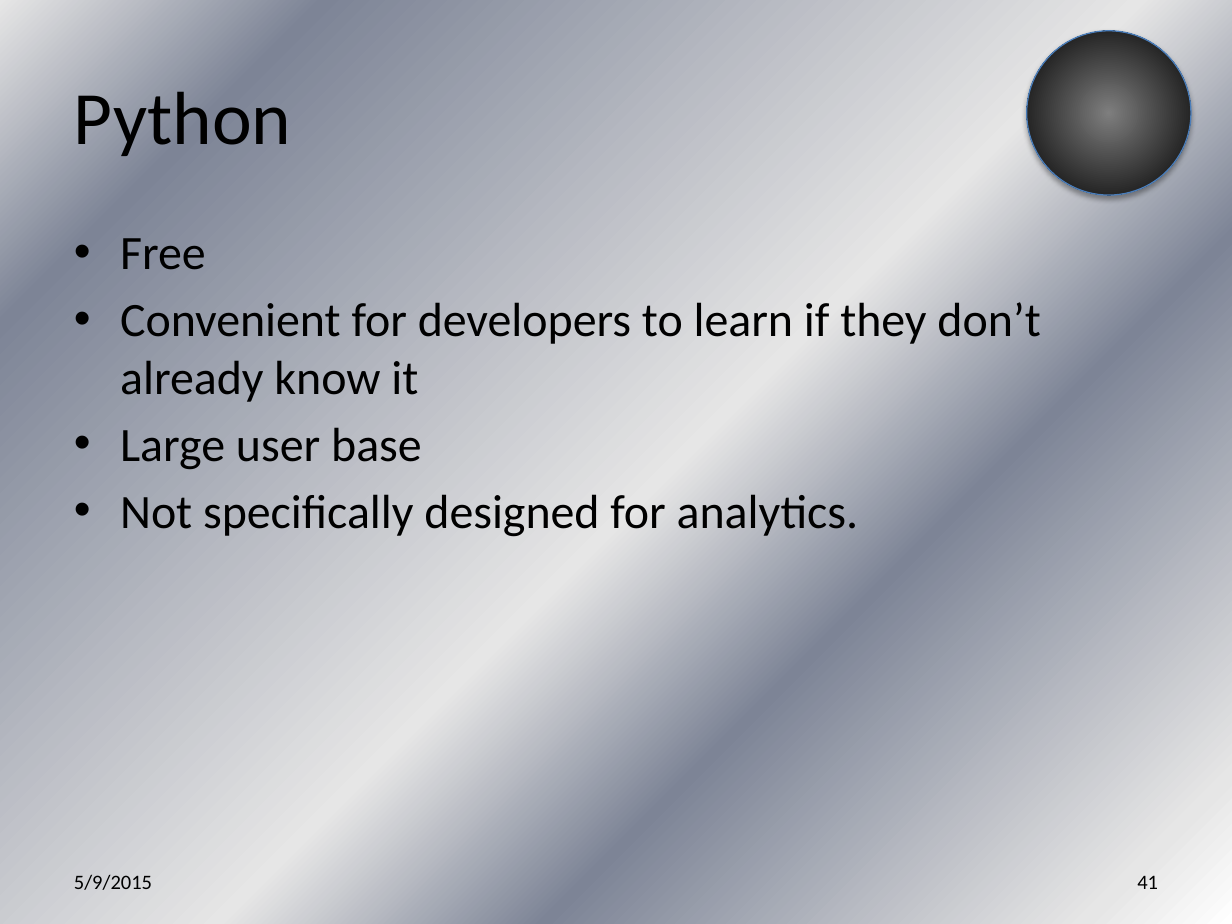
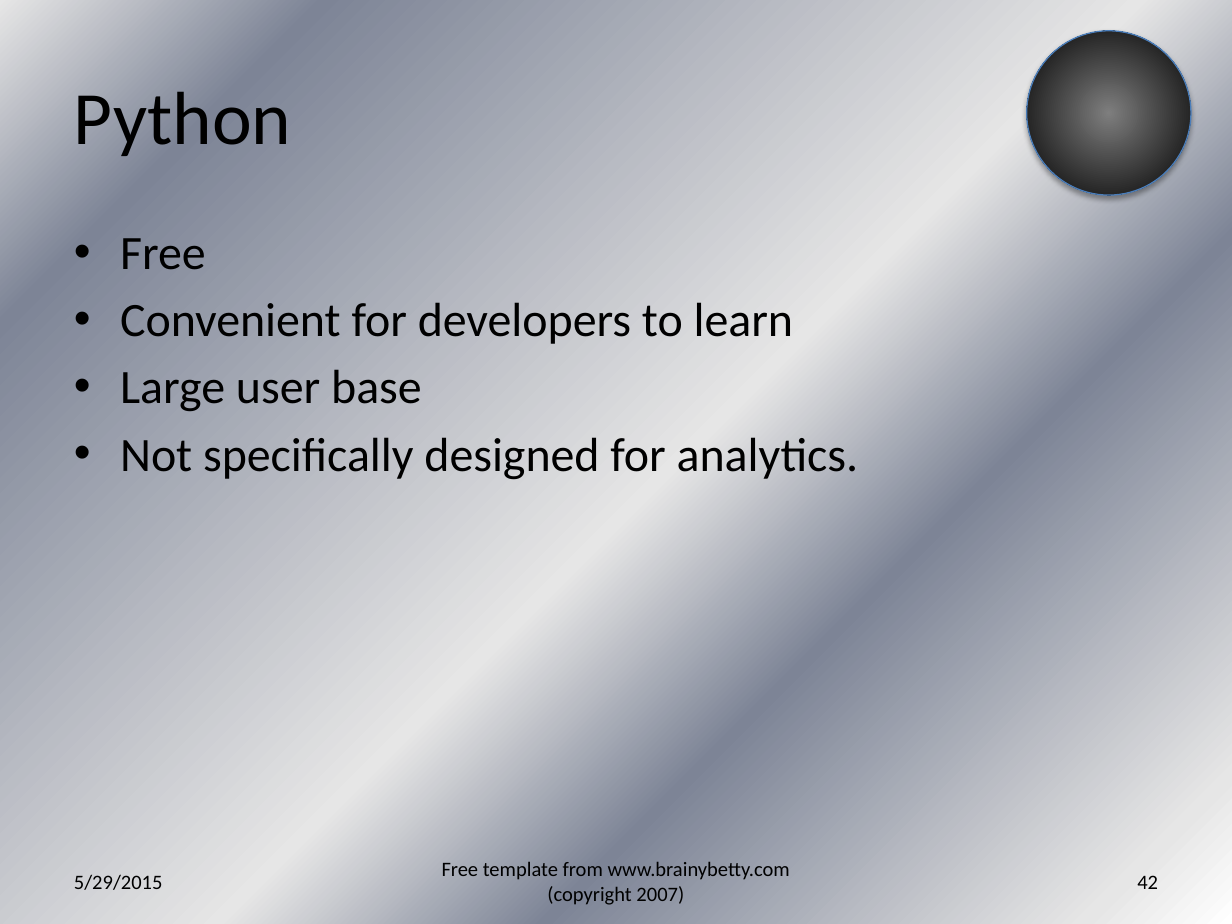
Before and after one commit to jegroom102080/What_is_Data_Science_Anyway, a slide deck: slide 42 of What is Data Science Anyway.pptx (slide 41 before the commit). Drawn at 1232x924 pixels with LibreOffice and Linux fonts; fonts in the diff are those of the drawing. Boxes give left, top, right and bottom in pixels: in the first picture for what was removed or moved away, otherwise in the second. Text is boxed around its words. In the diff, an @@ line names an element or a change of style, - is before the commit and + after.

```diff
--- a/What is Data Science Anyway.pptx
+++ b/What is Data Science Anyway.pptx
@@ text at box(120, 302, 794, 344): text changed @@
-• Convenient for developers to learn if they don’t already know it
+• Convenient for developers to learn
@@ text added at box(442, 861, 790, 905), 12 pt, text #000000 @@
+Free template from www.brainybetty.com (copyright 2007)
@@ text at box(74, 874, 163, 890): text changed @@
-5/9/2015
+5/29/2015
@@ page number at box(1137, 875, 1158, 889): text changed @@
-41
+42
```
Also in this commit, not shown: 43 other slides changed, 1 slide added, 1 other file.
